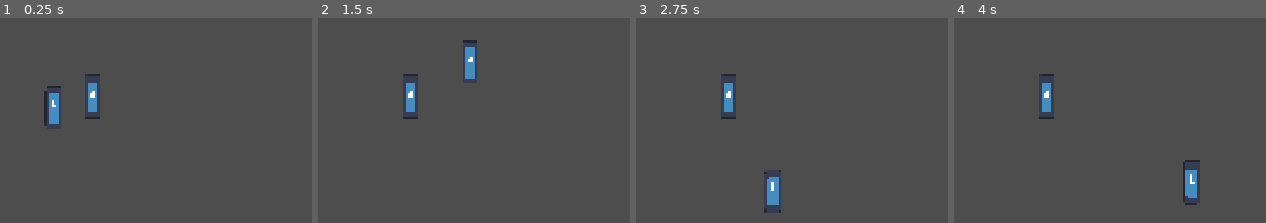
Above: before the commit, frames 1-4 (left to right).
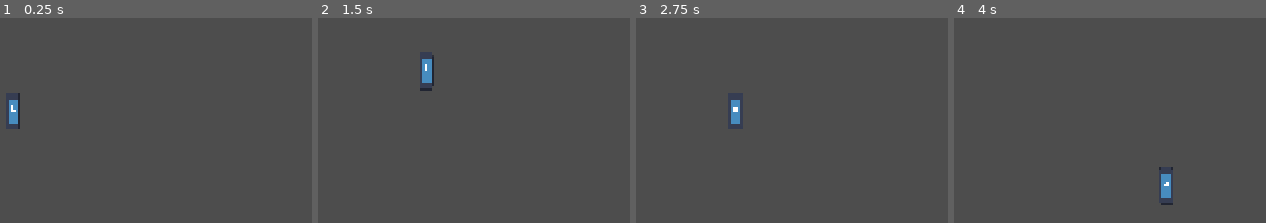
Above: after the commit, the same moments.

Repository: MrPanda05/proto-game
Game: Godot game, scene res://Levels/TestLevel.tscn
The game is run twice, just before and just after one commit, with the same random seed, the same clock (stepped at 60 frames per second) and the same inputs. The engine's default icon, where the game draws it, is replaced by a stand-in: a white triangle on a blue panel in a dark square.
Inputs:
- Up to frame 1 (0.25 s): no input
- Up to frame 2 (1.5 s): tap Enter at 0.5 s; hold W (Jump) 0.53-1.28 s; hold D (Right) from 0.53 s (still down); tap W (Jump) at 1.35 s
- Up to frame 3 (2.75 s): tap W (Jump) at 1.52, 1.82 s; release D (Right) at 2.03 s; hold A (Left) from 2.03 s (still down); hold W (Jump) from 2.03 s (still down)
- Up to frame 4 (4 s): release A (Left) at 2.78 s; release W (Jump) at 2.78 s; hold D (Right) from 2.78 s (still down); tap W (Jump) at 2.85, 3.02, 3.32 s; hold W (Jump) from 3.53 s (still down)

The runs differ from the first frame. In frame 1, 1.6% of the frame differs, in the area x 2-33%, y 27-55%; in frame 2, 1.6%; in frame 3, 1.3%; in frame 4, 1.7%, in the area x 27-79%, y 27-92%.

Commit message:
Changed main player to rigidbody

Diff:
--- /dev/null
+++ b/Commons/FiniteStateMachine/State.gd
@@ -0,0 +1,34 @@
+class_name State
+extends Node
+## Base class for states in a finite state machine (FSM).
+
+## The FSM that owns this state.
+var fsm: FSM
+
+## Called once when the FSM is ready. Use for caching and one-time setup.
+func Start() -> void:
+	pass
+
+## Called when the state is entered.
+func Enter() -> void:
+	pass
+
+## Called when the state is exited.
+func Exit() -> void:
+	pass
+
+## Called every frame by the FSM's _process.
+func Update(_delta: float) -> void:
+	pass
+
+## Called every physics frame by the FSM's _physics_process.
+func FixUpdate(_delta: float) -> void:
+	pass
+
+## Called by the FSM's _unhandled_input.
+func UnhandleInput(_event: InputEvent) -> void:
+	pass
+
+## Called by the FSM's _input for every input event.
+func HandleInput(_event: InputEvent) -> void:
+	pass
--- /dev/null
+++ b/Commons/FiniteStateMachine/StateMachine.gd
@@ -0,0 +1,101 @@
+@tool
+class_name FSM
+extends Node
+
+signal state_changed(state_name: String)
+
+@export var initial_state: NodePath:
+	set(value):
+		initial_state = value
+		update_configuration_warnings()
+## should the state machine auto enter on initial state on ready?
+@export var autoStart: bool = true
+var states: Dictionary = {}  # String -> State
+var current_state: State
+
+
+func _get_configuration_warnings() -> PackedStringArray:
+	var warnings := PackedStringArray()
+	if initial_state.is_empty():
+		warnings.append("No initial state set")
+	return warnings
+
+
+func _ready() -> void:
+	if Engine.is_editor_hint():
+		return
+	if get_child_count() == 0:
+		push_warning("No states found in FSM")
+		return
+
+	for child in get_children():
+		if child is State:
+			states[child.name] = child
+			child.fsm = self
+			child.Start()
+
+	if initial_state.is_empty():
+		push_warning("No initial state set in FSM")
+		return
+
+	current_state = get_node(initial_state) as State
+	if current_state == null:
+		push_warning("Current state is null")
+		return
+	if(autoStart):
+		current_state.Enter()
+
+func StartFSM():
+	if current_state == null:
+		push_warning("Current state is null")
+		return
+	current_state.Enter()
+
+func _process(delta: float) -> void:
+	if Engine.is_editor_hint():
+		return
+	if current_state:
+		current_state.Update(delta)
+
+
+func _physics_process(delta: float) -> void:
+	if Engine.is_editor_hint():
+		return
+	if current_state:
+		current_state.FixUpdate(delta)
+
+
+func _unhandled_input(event: InputEvent) -> void:
+	if Engine.is_editor_hint():
+		return
+	if current_state:
+		current_state.UnhandleInput(event)
+
+
+func _input(event: InputEvent) -> void:
+	if Engine.is_editor_hint():
+		return
+	if current_state:
+		current_state.HandleInput(event)
+
+
+func transition_to_state(key: String) -> void:
+	if not states.has(key) or current_state == states[key]:
+		return
+	print("Entering ", key)
+	state_changed.emit(key)
+	if current_state:
+		current_state.Exit()
+	current_state = states[key]
+	current_state.Enter()
+
+
+func get_current_state_name() -> String:
+	return current_state.name if current_state != null else ""
+
+
+func force_null_state() -> void:
+	if current_state:
+		current_state.Exit()
+	current_state = null
+	state_changed.emit("null")
--- /dev/null
+++ b/Commons/FiniteStateMachine/StateMachine.tscn
@@ -0,0 +1,6 @@
+[gd_scene format=3 uid="uid://7oujxghyo5uu"]
+
+[ext_resource type="Script" uid="uid://b0nmcop5mjtp1" path="res://Commons/FiniteStateMachine/StateMachine.gd" id="1_pw0sl"]
+
+[node name="StateMachine" type="Node" unique_id=429959772]
+script = ExtResource("1_pw0sl")
--- a/Enemies/BaseEnemy.gd
+++ b/Enemies/BaseEnemy.gd
@@ -2,5 +2,72 @@
 extends CharacterBody2D
 
 
+@export var target: Node2D
+@export var _decay: float = 1.5
+@export var Data: EnemyResource
+@export var _pushTransfer: float = 0.8   # <1 so the chain fades out
+@export var _minPushSpeed: float = 10.0
+#The brain of the AI, only movement related
+var Brain:FSM
+
+var _isPushingEnemy: bool = false
+var _externalVelocity: Vector2 = Vector2.ZERO
+var _internalVelocity: Vector2 = Vector2.ZERO
+
+func _ready() -> void:
+	if(Data == null):
+		printerr("No data found")
+	Brain = get_node("Brain")
+	if(Brain == null):
+		printerr("NO BRAIN")
+
 func Push(impulse: Vector2) -> void:
-	pass
+	if impulse.is_zero_approx(): return
+	# Raise our velocity along the push direction up to the impulse,
+	# but never stack on top of it (contact lasts many frames).
+	var dir := impulse.normalized()
+	var missing := impulse.length() - _externalVelocity.dot(dir)
+	if missing > 0.0:
+		_externalVelocity += dir * missing
+
+
+func DecayExternalForce(delta: float) -> void:
+	_externalVelocity = _externalVelocity.lerp(Vector2.ZERO, 1.0 - exp(-_decay * delta))
+	if _externalVelocity.length() < 1.0:
+		_externalVelocity = Vector2.ZERO
+
+func LookAtPlayer():
+	if(target == null): return
+	rotation = (target.global_position - global_position).angle() + PI/2
+
+func Move() -> void:
+	var internal := _internalVelocity
+	var pushLen := _externalVelocity.length()
+	if pushLen > _minPushSpeed:
+		var pushDir := _externalVelocity / pushLen
+		var against := internal.dot(pushDir)
+		if against < 0.0:
+			internal -= pushDir * against   # drop the part that resists the shove
+	velocity = _externalVelocity + internal
+	move_and_slide()
+	HandleEnemyPush()
+
+func HandleEnemyPush() -> void:
+	if _externalVelocity.length() < _minPushSpeed: return
+	for i in get_slide_collision_count():
+		var col := get_slide_collision(i)
+		var other := col.get_collider() as BaseEnemy
+		if other == null: continue
+		var dir := -col.get_normal()                  # points from me into them
+		var strength := _externalVelocity.dot(dir)    # how much of my push goes into them
+		if strength <= 0.0: continue
+		other.Push(dir * strength * _pushTransfer)
+
+
+func _physics_process(delta: float) -> void:
+	DecayExternalForce(delta)
+	LookAtPlayer()
+
+func OnReady() -> void:
+	if(Brain != null):
+		Brain.StartFSM()
--- a/Enemies/BaseEnemy.tscn
+++ b/Enemies/BaseEnemy.tscn
@@ -9,12 +9,17 @@
 [node name="BaseEnemy" type="CharacterBody2D" unique_id=1814614306 groups=["Enemy"]]
 scale = Vector2(2, 2)
 collision_layer = 2
+collision_mask = 3
 script = ExtResource("1_nqv13")
+_decay = 120.0
 
 [node name="Sprite" type="Sprite2D" parent="." unique_id=143963417]
 scale = Vector2(0.14843749, 0.41406253)
 texture = ExtResource("1_rwavt")
 
 [node name="CollisionShape2D" type="CollisionShape2D" parent="." unique_id=636207314]
+position = Vector2(0, 2)
 shape = SubResource("RectangleShape2D_nqv13")
 debug_color = Color(0.6039216, 0, 0, 0.41960785)
+
+[connection signal="ready" from="." to="." method="OnReady"]
--- /dev/null
+++ b/Enemies/BaseEnemyBody.gd
@@ -0,0 +1,36 @@
+class_name BaseEnemyBody
+extends RigidBody2D
+
+@export var Data: EnemyResource
+@export var target: Node2D
+
+
+var desiredVelocity: Vector2 = Vector2.ZERO
+var Brain: FSM
+var _angle: float = 0.0
+
+func _ready() -> void:
+	gravity_scale = 0.0
+	lock_rotation = true
+	can_sleep = false
+	linear_damp = 4.0
+	_angle = rotation
+	if Data == null:
+		printerr("No data found")
+	Brain = get_node_or_null("Brain")
+	if Brain == null:
+		printerr("NO BRAIN")
+
+func _physics_process(_delta: float) -> void:
+	apply_central_force((desiredVelocity - linear_velocity) * Data.steerStrength * mass)
+
+func _integrate_forces(state: PhysicsDirectBodyState2D) -> void:
+	if target != null:
+		var wanted := (target.global_position - state.transform.origin).angle() + PI / 2
+		_angle = lerp_angle(_angle, wanted, clampf(Data.turnSpeed * state.step, 0.0, 1.0))
+	# Rotate the body (and therefore its collider), keeping the current position
+	state.transform = Transform2D(_angle, state.transform.origin)
+
+func OnStart() -> void:
+	if Brain != null:
+		Brain.StartFSM()
--- /dev/null
+++ b/Enemies/BaseEnemyBody.tscn
@@ -0,0 +1,35 @@
+[gd_scene format=3 uid="uid://s30ahw4c0opb"]
+
+[ext_resource type="Script" uid="uid://j55ut6ffri3n" path="res://Enemies/BaseEnemyBody.gd" id="1_qvt2b"]
+[ext_resource type="Resource" uid="uid://ddx5xekklev4l" path="res://Enemies/Stats/TestEnemy.tres" id="2_86ts8"]
+[ext_resource type="Texture2D" uid="uid://d0uide6srbo2w" path="res://icon.svg" id="3_oxnru"]
+
+[sub_resource type="PhysicsMaterial" id="PhysicsMaterial_oxnru"]
+friction = 0.0
+
+[sub_resource type="RectangleShape2D" id="RectangleShape2D_mgtjl"]
+size = Vector2(20, 121)
+
+[node name="BaseEnemyBody" type="RigidBody2D" unique_id=1320595226 groups=["Enemy"]]
+collision_layer = 2
+collision_mask = 7
+mass = 100.0
+physics_material_override = SubResource("PhysicsMaterial_oxnru")
+gravity_scale = 0.0
+continuous_cd = 2
+contact_monitor = true
+max_contacts_reported = 5
+script = ExtResource("1_qvt2b")
+Data = ExtResource("2_86ts8")
+
+[node name="Sprite2D" type="Sprite2D" parent="." unique_id=29351939]
+position = Vector2(-0.5, 0)
+scale = Vector2(0.16406249, 1)
+texture = ExtResource("3_oxnru")
+
+[node name="CollisionShape2D" type="CollisionShape2D" parent="." unique_id=1172801119]
+position = Vector2(0, -0.5)
+shape = SubResource("RectangleShape2D_mgtjl")
+debug_color = Color(0.9540116, 0, 0.5531309, 0.41960785)
+
+[connection signal="ready" from="." to="." method="OnStart"]
--- /dev/null
+++ b/Enemies/Examples/TestEnemies.tscn
@@ -0,0 +1,16 @@
+[gd_scene format=3 uid="uid://dn7pmt8gjhfk4"]
+
+[ext_resource type="PackedScene" uid="uid://xriwlxsmsrnk" path="res://Enemies/BaseEnemy.tscn" id="1_8set2"]
+[ext_resource type="PackedScene" uid="uid://7oujxghyo5uu" path="res://Commons/FiniteStateMachine/StateMachine.tscn" id="2_k77ct"]
+[ext_resource type="Resource" uid="uid://ddx5xekklev4l" path="res://Enemies/Stats/TestEnemy.tres" id="2_l8bdd"]
+[ext_resource type="Script" uid="uid://bjx3v5spqx57i" path="res://Enemies/States/HoverState.gd" id="3_s8aut"]
+
+[node name="TestEnemy" unique_id=1814614306 instance=ExtResource("1_8set2")]
+Data = ExtResource("2_l8bdd")
+
+[node name="Brain" parent="." index="2" unique_id=429959772 instance=ExtResource("2_k77ct")]
+initial_state = NodePath("HoverState")
+autoStart = false
+
+[node name="HoverState" type="Node" parent="Brain" index="0" unique_id=986682111]
+script = ExtResource("3_s8aut")
--- /dev/null
+++ b/Enemies/Examples/TestEnemyRigid.tscn
@@ -0,0 +1,13 @@
+[gd_scene format=3 uid="uid://5cwu0a4dg53u"]
+
+[ext_resource type="PackedScene" uid="uid://s30ahw4c0opb" path="res://Enemies/BaseEnemyBody.tscn" id="1_hh4sj"]
+[ext_resource type="PackedScene" uid="uid://7oujxghyo5uu" path="res://Commons/FiniteStateMachine/StateMachine.tscn" id="2_r7kdx"]
+[ext_resource type="Script" uid="uid://sjda82n6anl1" path="res://Enemies/States/HoverStateRig.gd" id="3_d107h"]
+
+[node name="TestEnemyRigid" unique_id=1320595226 instance=ExtResource("1_hh4sj")]
+
+[node name="Brain" parent="." index="2" unique_id=429959772 instance=ExtResource("2_r7kdx")]
+initial_state = NodePath("HoverStateRIG")
+
+[node name="HoverStateRIG" type="Node" parent="Brain" index="0" unique_id=156836124]
+script = ExtResource("3_d107h")
--- /dev/null
+++ b/Enemies/States/EnemyState.gd
@@ -0,0 +1,8 @@
+@abstract
+class_name EnemyState
+extends State
+
+var enemy: BaseEnemyBody
+
+func Start() -> void:
+	enemy = owner as BaseEnemyBody
--- /dev/null
+++ b/Enemies/States/HoverState.gd
@@ -0,0 +1,28 @@
+class_name HoverState
+extends EnemyState
+
+
+
+var _personalOffset :Vector2 = Vector2.ZERO
+
+func Enter() -> void:
+	_personalOffset = Vector2(
+		randf_range(-enemy.Data.spread, enemy.Data.spread),
+		randf_range(-enemy.Data.spread, enemy.Data.spread)
+	)
+
+func FixUpdate(delta: float) -> void:
+	if not is_instance_valid(enemy.target): return
+
+	var anchor := enemy.target.global_position + enemy.Data.hoverOffset + _personalOffset
+	var to_anchor := anchor - enemy.global_position
+	var dist := to_anchor.length()
+
+	var desired := Vector2.ZERO
+	if dist > enemy.Data.stop_radius:
+		# "arrive": full speed far away, slows down smoothly near the anchor
+		var speed_scale := clampf(dist / enemy.Data.slow_radius, 0.0, 1.0)
+		desired = to_anchor / dist * enemy.Data.speed * speed_scale
+
+	enemy._internalVelocity = enemy._internalVelocity.move_toward(desired, enemy.Data.acceleration * delta)
+	enemy.Move()
--- /dev/null
+++ b/Enemies/States/HoverStateRig.gd
@@ -0,0 +1,29 @@
+class_name HoverStateRIG
+extends EnemyState
+
+var _personalOffset: Vector2 = Vector2.ZERO
+
+func Enter() -> void:
+	_personalOffset = Vector2(
+		randf_range(-enemy.Data.spread, enemy.Data.spread),
+		randf_range(-enemy.Data.spread, enemy.Data.spread)
+	)
+
+func FixUpdate(delta: float) -> void:
+	if not is_instance_valid(enemy.target):
+		enemy.desiredVelocity = Vector2.ZERO
+		return
+
+	var anchor := enemy.target.global_position + enemy.Data.hoverOffset + _personalOffset
+	var to_anchor := anchor - enemy.global_position
+	var dist := to_anchor.length()
+
+	var desired := Vector2.ZERO
+	if dist > enemy.Data.stop_radius:
+		# "arrive": full speed far away, slows down smoothly near the anchor
+		var speed_scale := clampf(dist / enemy.Data.slow_radius, 0.0, 1.0)
+		desired = to_anchor / dist * enemy.Data.speed * speed_scale
+
+	# The state only decides WHERE the enemy wants to go.
+	# The body turns that into a force, so pushes still work.
+	enemy.desiredVelocity = enemy.desiredVelocity.move_toward(desired, enemy.Data.acceleration * delta)
--- /dev/null
+++ b/Enemies/Stats/EnemyResource.gd
@@ -0,0 +1,46 @@
+class_name EnemyResource
+extends Resource
+
+
+@export var sprite: Texture
+@export var hoverOffset := Vector2(0, -200)
+@export var speed: float
+@export var maxHealth: float
+@export var contactDamage: float
+@export var fireRate: float
+@export var desiredHeight: float
+@export var spread : float = 40.0
+@export var slow_radius : float = 80.0
+@export var stop_radius : float = 6.0
+@export var acceleration : float = 400.0
+@export var steerStrength: float = 4.0
+@export var turnSpeed: float = 12.0
+
+func _init(
+	p_speed = 30,
+	p_maxHealth = 10,
+	p_contactDamage = 1,
+	p_fireRate = 0.1,
+	p_sprite = null,
+	p_desiredHeight = 10,
+	p_hover_offset = Vector2(0, -200),
+	p_spread = 40.0,
+	p_slow_radius = 80.0,
+	p_stop_radius = 6.0,
+	p_acceleration = 400.0,
+	p_steerStrength = 4.0,
+	p_turnSpeed = 12.0
+) -> void:
+	speed = p_speed
+	maxHealth = p_maxHealth
+	contactDamage = p_contactDamage
+	fireRate = p_fireRate
+	sprite = p_sprite
+	desiredHeight = p_desiredHeight
+	hoverOffset = p_hover_offset
+	spread = p_spread
+	slow_radius = p_slow_radius
+	stop_radius = p_stop_radius
+	acceleration = p_acceleration
+	steerStrength = p_steerStrength
+	turnSpeed = p_turnSpeed
--- /dev/null
+++ b/Enemies/Stats/TestEnemy.tres
@@ -0,0 +1,13 @@
+[gd_resource type="Resource" script_class="EnemyResource" format=3 uid="uid://ddx5xekklev4l"]
+
+[ext_resource type="Script" uid="uid://dpm8l18q8v5ri" path="res://Enemies/Stats/EnemyResource.gd" id="1_2xcr2"]
+
+[resource]
+script = ExtResource("1_2xcr2")
+hoverOffset = Vector2(0, -600)
+speed = 250.0
+maxHealth = 10.0
+contactDamage = 1.0
+fireRate = 0.1
+desiredHeight = 300.0
+metadata/_custom_type_script = "uid://dpm8l18q8v5ri"
--- a/LePlayer/Player.gd
+++ b/LePlayer/Player.gd
@@ -12,6 +12,8 @@
 @export var jumpTimeToDescent: float = 0.2
 @export var variableJumpHeight: float = 75
 @export var maxJumps: int = 1
+@export var pushForce: float = 10
+
 
 @onready var _jumpVel: float = ((2.0 * jumpHeight) / jumpTimeToPeak) * -1
 @onready var _jumpGravity: float = ((-2.0 * jumpHeight) / (jumpTimeToPeak * jumpTimeToPeak)) * -1
@@ -57,7 +59,31 @@
 			return true
 	return false
 
-
+#func HandleEnemyPush() -> void:
+	#_isPushingEnemy = false
+	#for i in get_slide_collision_count():
+		#var col := get_slide_collision(i)
+		#var enemy := col.get_collider() as BaseEnemy
+		#if enemy == null:
+			#continue
+		#var dir := -col.get_normal()
+		#enemy.Push(dir.normalized() * pushForce)
+		#if absf(dir.x) > 0.5 and signf(dir.x) == signf(_horizontalInput):
+			#_isPushingEnemy = true
+func HandleEnemyPush(intended: Vector2) -> void:
+	_isPushingEnemy = false
+	for i in get_slide_collision_count():
+		var col := get_slide_collision(i)
+		var enemy := col.get_collider() as BaseEnemy
+		if enemy == null:
+			continue
+		var dir := -col.get_normal()
+		var pushSpeed := intended.dot(dir)   # how fast I'm trying to walk into it
+		if pushSpeed <= 0.0:
+			continue
+		enemy.Push(dir * pushSpeed * pushForce)   # pushForce is now a multiplier, ~1.0
+		if absf(dir.x) > 0.5 and signf(dir.x) == signf(_horizontalInput):
+			_isPushingEnemy = true
 
 
 func HandleOneWays() -> void:
@@ -75,7 +101,8 @@
 	if(_jumpInput):
 		Jump()
 	HandleOneWays()
-
+	var intended := velocity
 	velocity.x = _horizontalInput * speed * (0.5 if _isPushingEnemy else 1.0)
 	move_and_slide()
+	HandleEnemyPush(intended)
 	_isOnOneWay = DetectOneWays()
--- a/LePlayer/Player.tscn
+++ b/LePlayer/Player.tscn
@@ -11,6 +11,7 @@
 collision_layer = 4
 collision_mask = 35
 script = ExtResource("1_qcg35")
+pushForce = 250.0
 
 [node name="Sprite" type="Sprite2D" parent="." unique_id=217966985]
 scale = Vector2(0.14843749, 0.41406253)
--- /dev/null
+++ b/LePlayer/PlayerRig.gd
@@ -0,0 +1,101 @@
+class_name PlayerRig
+extends RigidBody2D
+
+@export var speed: float = 250
+## Default gravity when falling platform
+@export var defaultGravity: float = 1500
+## The max height of the jump
+@export var jumpHeight: float = 150
+## The time to reach the top height of the jump
+@export var jumpTimeToPeak: float = 0.25
+## The time to reach the ground
+@export var jumpTimeToDescent: float = 0.2
+@export var variableJumpHeight: float = 75
+@export var maxJumps: int = 1
+
+@onready var _jumpVel: float = ((2.0 * jumpHeight) / jumpTimeToPeak) * -1
+@onready var _jumpGravity: float = ((-2.0 * jumpHeight) / (jumpTimeToPeak * jumpTimeToPeak)) * -1
+@onready var _fallGravity: float = ((-2.0 * jumpHeight) / (jumpTimeToDescent * jumpTimeToDescent)) * -1
+@onready var _variableJumpGravity: float = (_jumpVel * _jumpVel) / (2 * variableJumpHeight)
+
+var _horizontalInput: float = 0
+var _jumpInput: bool = false
+var _holdJumpInput: bool = false
+var _hasJumped: bool = false
+var _jumpCount: int = 0
+var _isOnFloor: bool = false
+var _isOnOneWay: bool = false
+var _hasPressedDown: bool = false
+
+const ONE_WAY_LAYER := 6
+const FLOOR_DOT := 0.7   # how upward a contact normal must be to count as floor
+
+
+func _ready() -> void:
+	gravity_scale = 0.0                       # we apply our own gravity
+	lock_rotation = true                      # player must not tumble
+	can_sleep = false
+	linear_damp_mode = RigidBody2D.DAMP_MODE_REPLACE
+	linear_damp = 0.0                         # no drag, we control velocity directly
+	contact_monitor = true                    # needed to read contacts (floor detection)
+	max_contacts_reported = 8
+
+
+func GarderInputs() -> void:
+	_horizontalInput = Input.get_axis("Left", "Right")
+	if Input.is_action_just_pressed("Jump"):
+		_jumpInput = true
+	_holdJumpInput = Input.is_action_pressed("Jump")
+	_hasPressedDown = Input.is_action_pressed("Down")
+
+
+func GetGravity(vy: float) -> float:
+	if vy < 0:
+		if !_holdJumpInput:
+			return _variableJumpGravity
+		return _jumpGravity
+	return _fallGravity
+
+# Todo fix this for rigidbody
+func HandleOneWays() -> void:
+	set_collision_mask_value(ONE_WAY_LAYER, !_hasPressedDown)
+
+
+func _physics_process(_delta: float) -> void:
+	GarderInputs()
+	HandleOneWays()
+
+
+func _integrate_forces(state: PhysicsDirectBodyState2D) -> void:
+	var vel := state.linear_velocity
+
+	# Floor and one-way detection from this step's contacts
+	_isOnFloor = false
+	_isOnOneWay = false
+	for i in state.get_contact_count():
+		if state.get_contact_local_normal(i).dot(Vector2.UP) > FLOOR_DOT:
+			_isOnFloor = true
+			var collider := state.get_contact_collider_object(i)
+			if collider is StaticBody2D and collider.is_in_group("OneWays"):
+				_isOnOneWay = true
+
+	# Landing resets (vel.y >= 0 so we don't reset on the frame we leave the ground)
+	if _isOnFloor and vel.y >= 0.0:
+		_hasJumped = false
+		_jumpCount = 0
+
+	# Gravity
+	vel.y += GetGravity(vel.y) * state.step
+
+	# Jump
+	if _jumpInput:
+		if _jumpCount < maxJumps:
+			vel.y = _jumpVel
+			_hasJumped = true
+			_jumpCount += 1
+		_jumpInput = false
+
+	# Horizontal movement
+	vel.x = _horizontalInput * speed
+
+	state.linear_velocity = vel
--- /dev/null
+++ b/LePlayer/PlayerRig.tscn
@@ -0,0 +1,28 @@
+[gd_scene format=3 uid="uid://c7elqjdqm6c6l"]
+
+[ext_resource type="Texture2D" uid="uid://d0uide6srbo2w" path="res://icon.svg" id="1_47ucn"]
+[ext_resource type="Script" uid="uid://bfgfj5twuedkn" path="res://LePlayer/PlayerRig.gd" id="1_je4v8"]
+
+[sub_resource type="PhysicsMaterial" id="PhysicsMaterial_a28d8"]
+friction = 0.0
+
+[sub_resource type="RectangleShape2D" id="RectangleShape2D_mgtjl"]
+size = Vector2(34, 88)
+
+[node name="PlayerRig" type="RigidBody2D" unique_id=459224005 groups=["Player"]]
+collision_layer = 4
+collision_mask = 35
+mass = 35.0
+physics_material_override = SubResource("PhysicsMaterial_a28d8")
+can_sleep = false
+continuous_cd = 2
+contact_monitor = true
+max_contacts_reported = 5
+script = ExtResource("1_je4v8")
+
+[node name="Icon" type="Sprite2D" parent="." unique_id=1049500892]
+scale = Vector2(0.2615, 0.707)
+texture = ExtResource("1_47ucn")
+
+[node name="CollisionShape2D" type="CollisionShape2D" parent="." unique_id=1956739146]
+shape = SubResource("RectangleShape2D_mgtjl")
--- a/Levels/TestLevel.tscn
+++ b/Levels/TestLevel.tscn
@@ -1,7 +1,6 @@
 [gd_scene format=3 uid="uid://c15aodslnosfl"]
 
-[ext_resource type="PackedScene" uid="uid://cgek3viiletjq" path="res://LePlayer/Player.tscn" id="1_uib4f"]
-[ext_resource type="PackedScene" uid="uid://xriwlxsmsrnk" path="res://Enemies/BaseEnemy.tscn" id="2_iqcmb"]
+[ext_resource type="PackedScene" uid="uid://c7elqjdqm6c6l" path="res://LePlayer/PlayerRig.tscn" id="2_iqcmb"]
 
 [sub_resource type="RectangleShape2D" id="RectangleShape2D_mgtjl"]
 size = Vector2(1931, 60)
@@ -10,7 +9,7 @@
 size = Vector2(256, 30)
 
 [sub_resource type="RectangleShape2D" id="RectangleShape2D_4usca"]
-size = Vector2(450, 20)
+size = Vector2(450, 14)
 
 [node name="TestLevels" type="Node2D" unique_id=1371392487]
 
@@ -104,19 +103,19 @@
 position = Vector2(955.5, 20)
 shape = SubResource("RectangleShape2D_mgtjl")
 
-[node name="Player" parent="." unique_id=583211297 instance=ExtResource("1_uib4f")]
-position = Vector2(930, 723)
-
 [node name="OnewayPlatform" type="StaticBody2D" parent="." unique_id=338936088 groups=["OneWays"]]
 position = Vector2(760, 856)
 collision_layer = 32
 collision_mask = 0
 
 [node name="CollisionShape2D" type="CollisionShape2D" parent="OnewayPlatform" unique_id=272952517]
-position = Vector2(215, 0)
+position = Vector2(216, -4)
 shape = SubResource("RectangleShape2D_4usca")
 one_way_collision = true
 debug_color = Color(0, 0.63324076, 0.44618058, 0.41960785)
 
-[node name="BaseEnemy" parent="." unique_id=1814614306 instance=ExtResource("2_iqcmb")]
-position = Vector2(1024, 768)
+[node name="Marker2D" type="Marker2D" parent="." unique_id=198378880]
+position = Vector2(944, 300)
+
+[node name="PlayerRig" parent="." unique_id=459224005 instance=ExtResource("2_iqcmb")]
+position = Vector2(832, 712)
--- a/project.godot
+++ b/project.godot
@@ -25,6 +25,13 @@
 window/size/window_height_override=720
 window/stretch/mode="canvas_items"
 window/stretch/aspect="expand"
+
+[editor]
+
+naming/default_signal_callback_name="On{NodeName}{SignalName}"
+naming/default_signal_callback_to_self_name="On{SignalName}"
+naming/scene_name_casing=1
+naming/script_name_casing=1
 
 [global_group]
 
Not shown, added: Commons/FiniteStateMachine/State.gd.uid
Not shown, added: Commons/FiniteStateMachine/StateMachine.gd.uid
Not shown, added: Enemies/BaseEnemyBody.gd.uid
Not shown, added: Enemies/States/EnemyState.gd.uid
Not shown, added: Enemies/States/HoverState.gd.uid
Not shown, added: Enemies/States/HoverStateRig.gd.uid
Not shown, added: Enemies/Stats/EnemyResource.gd.uid
Not shown, added: LePlayer/PlayerRig.gd.uid
